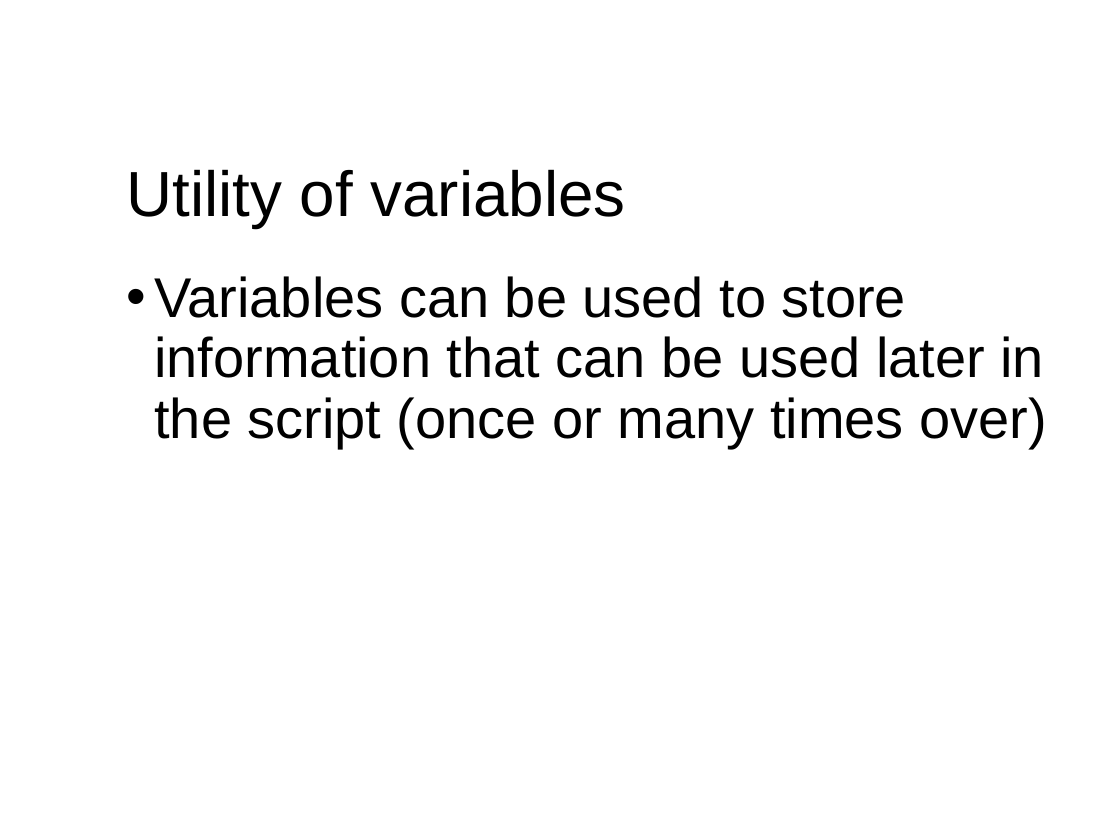
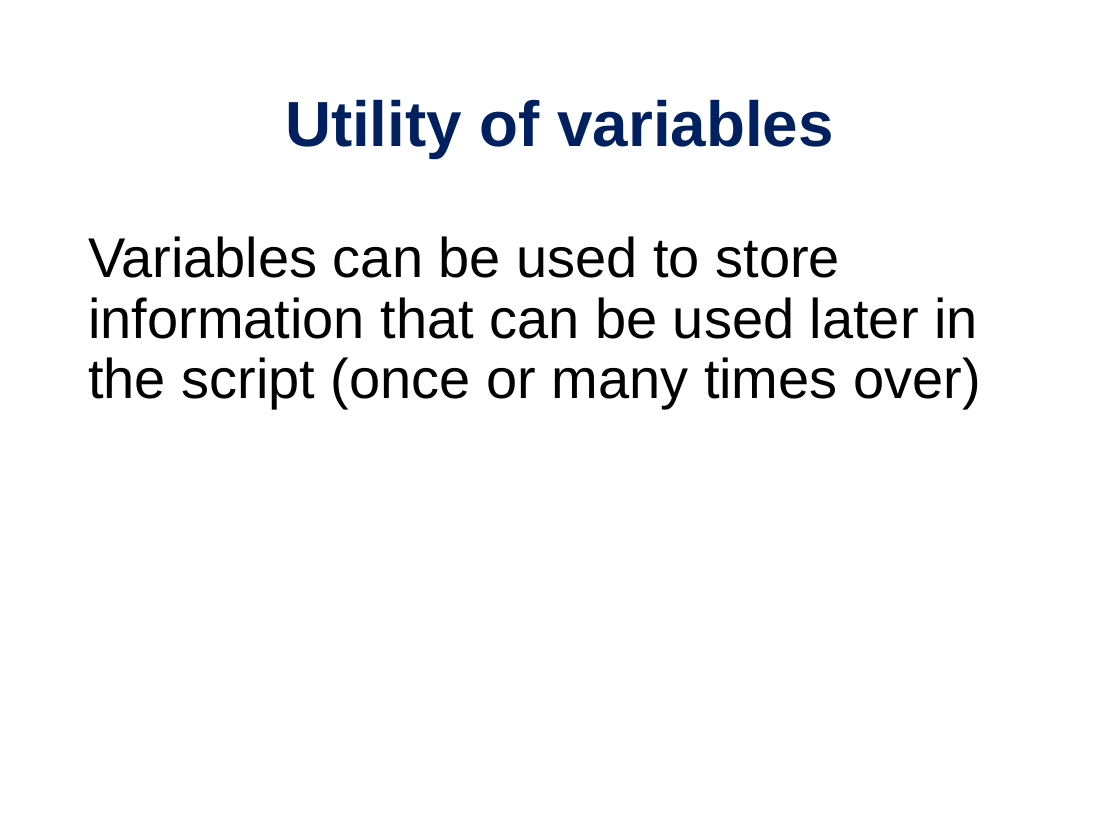
Before and after one commit to PRodriguez19/Intro-to-rnaseq, a slide deck: slide 23 of lectures/Lecture9-MMG232.pptx (slide 26 before the commit). Drawn at 1120x840 pixels with LibreOffice and Linux fonts; fonts in the diff are those of the drawing. Boxes give left, top, right and bottom in pixels: in the first picture for what was removed or moved away, otherwise in the second. Text is boxed around its words. In the diff, an @@ line names an element or a change of style, - is before the commit and + after.

```diff
--- a/lectures/Lecture9-MMG232.pptx
+++ b/lectures/Lecture9-MMG232.pptx
@@ title "Utility of variables": place and size @@
-title "Utility of variables" at bbox=[126, 169, 626, 228]
+title "Utility of variables" at bbox=[285, 99, 834, 158]
@@ title "Utility of variables" at bbox=[285, 99, 834, 158]: text colour #000000 to #002060, bold on; alignment left to centre @@
@@ text "Variables can be used to ...": place and size @@
-text "Variables can be used to ..." at bbox=[154, 276, 1047, 447]
+text "Variables can be used to ..." at bbox=[88, 236, 981, 408]
@@ text "Variables can be used to ..." at bbox=[88, 236, 981, 408]: bullet • to none @@
```
Also in this commit, not shown: 21 other slides changed, 3 slides added, 4 slides removed, 2 other files.
